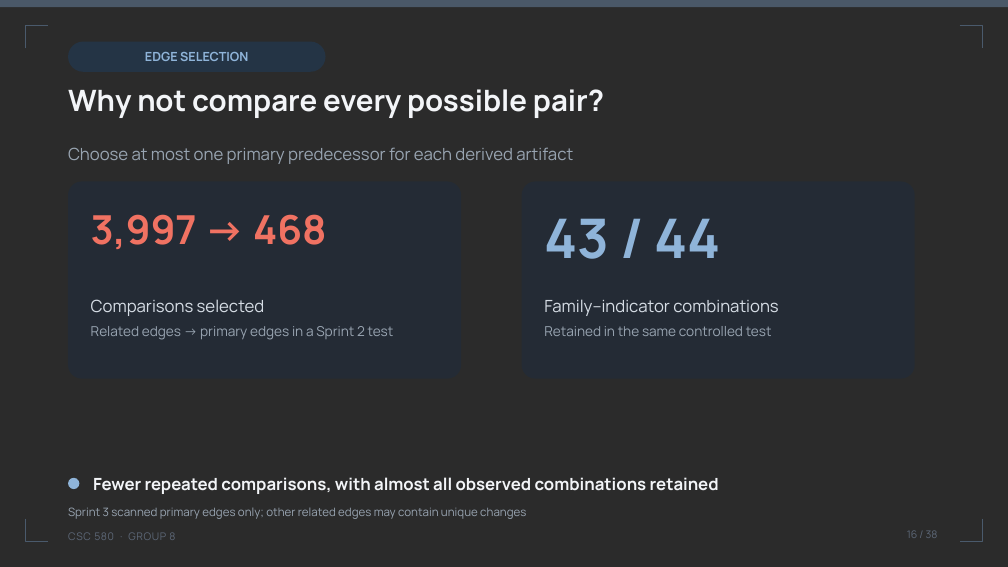
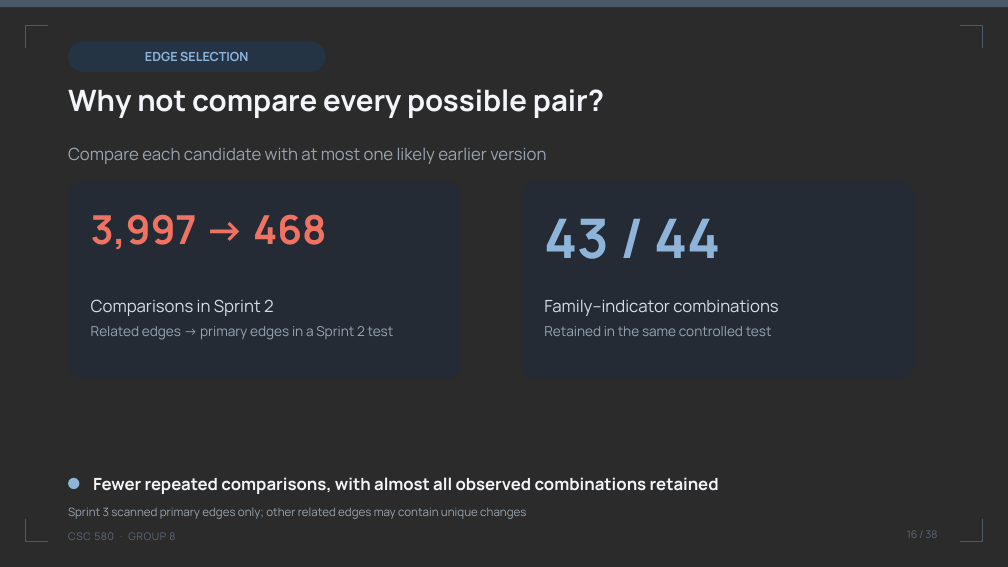
Before and after one commit to umdnp/csc580-project8, a slide deck: slide 16 of docs/group8_final_presentation.pptx. Drawn at 1008x567 pixels with LibreOffice and Linux fonts; fonts in the diff are those of the drawing; background and template pictures are left out; a plain dark background stands for a picture behind light text. Boxes give left, top, right and bottom in pixels: in the first picture for what was removed or moved away, otherwise in the second. Text is boxed around its words. In the diff, an @@ line names an element or a change of style, - is before the commit and + after.

```diff
--- a/docs/group8_final_presentation.pptx
+++ b/docs/group8_final_presentation.pptx
@@ text at box(68, 147, 546, 164): text changed @@
-Choose at most one primary predecessor for each derived artifact
+Compare each candidate with at most one likely earlier version
@@ text at box(91, 299, 274, 316): text changed @@
-Comparisons selected
+Comparisons in Sprint 2
```
Also in this commit, not shown: 25 other slides changed.
